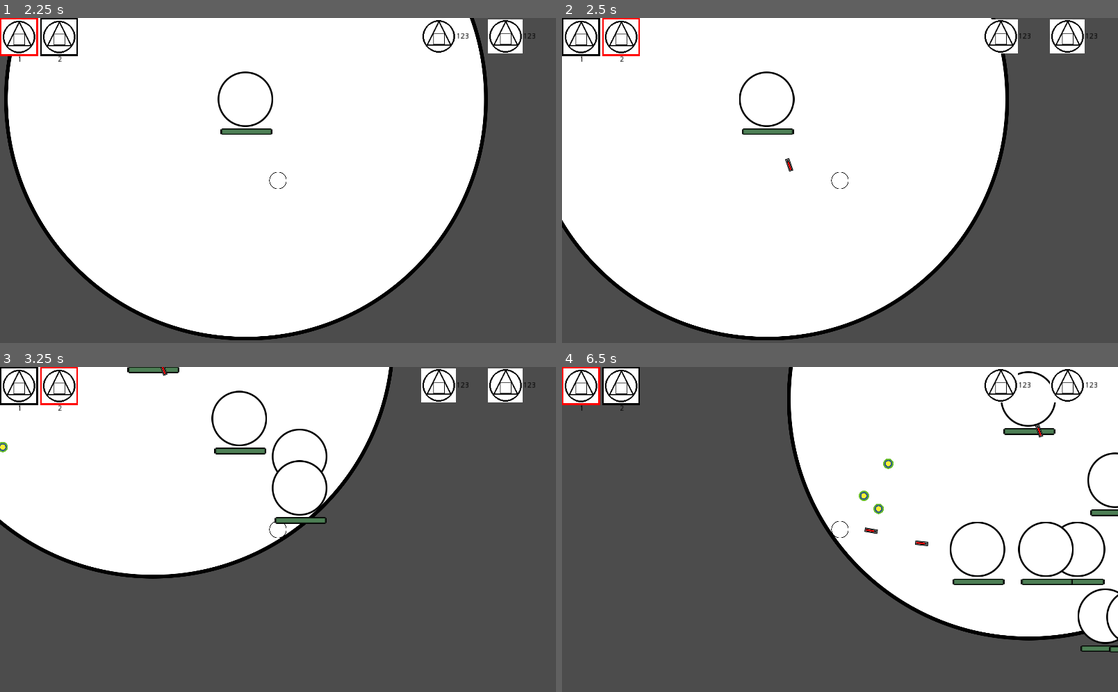
Above: before the commit, frames 1-4 (two rows, left to right).
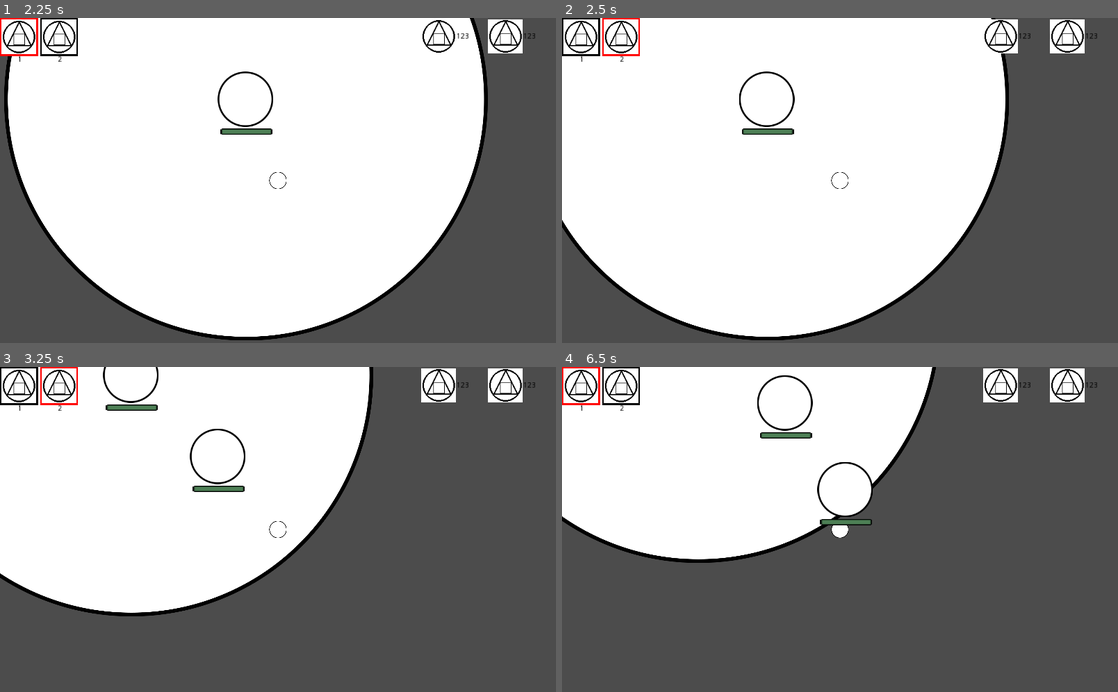
Above: after the commit, the same moments.

Repository: Gics444/tm-labs
Game: Godot game, scene res://Main_Scene_(World)/World.tscn
Same seed, same stepped clock (60 frames per second), same inputs: the game is played once before the commit and once after it.
Inputs (mouse positions are in pixels of both pictures, inside the frame that each line leads up to):
- Up to frame 1 (2.25 s): click "2" at 0.5 s; click "1" at 1.25 s; tap Enter at 2 s; move the mouse to (400, 164) at 2.02 s; hold D (right) from 2.03 s (still down); hold 1 (1) from 2.03 s (still down); click (400, 164) at 2.17 s
- Up to frame 2 (2.5 s): keep holding D (right); keep holding 1 (1); tap Space (ui_select) at 2.27 s; tap 2 (2) at 2.3 s
- Up to frame 3 (3.25 s): tap Space (ui_select) at 2.57, 3.02, 3.05 s; move the mouse to (166, 545) at 2.77 s; release D (right) at 2.78 s; release 1 (1) at 2.78 s; hold S (down) from 2.78 s (still down); tap 2 (2) at 2.85 s
- Up to frame 4 (6.5 s): tap Space (ui_select) at 3.32, 4.52, 4.82, 5.27, 5.3, 5.57, 6.02, 6.32 s; move the mouse to (895, 458) at 3.52 s; release S (down) at 3.53 s; hold D (right) 3.53-4.28 s; hold Space (ui_select) 3.53-4.28 s; tap 1 (1) at 3.8, 4.35, 5.85 s; move the mouse to (812, 594) at 4.27 s; hold W (up) 4.28-5.03 s; click (812, 594) at 4.42 s; tap 2 (2) at 4.55 s; move the mouse to (1006, 578) at 5.02 s; hold 2 (2) 5.03-5.78 s; hold A (left) from 5.03 s (still down); move the mouse to (673, 480) at 5.77 s

Frame 1 is identical in both runs. In frame 2, less than 0.1% of the frame differs, in the area x 40-42%, y 42-48%; in frame 3, 10%; in frame 4, 56%, in the area x 0-100%, y 0-88%.

Commit message:
added no building

Diff:
--- /dev/null
+++ b/Lab3/Godot stuff/Common/No_building.gd
@@ -0,0 +1,22 @@
+extends Area2D
+
+
+const PLAYER_NAME = "Circle_(Player)"
+
+func _ready():
+	pass # Replace with function body.
+
+
+# Called every frame. 'delta' is the elapsed time since the previous frame.
+#func _process(delta):
+#	pass
+
+
+func _on_NoBuilding_body_entered(body):
+	if(body.name == PLAYER_NAME):
+		body.no_build_areas_entered += 1
+
+
+func _on_NoBuilding_body_exited(body):
+	if(body.name == PLAYER_NAME):
+		body.no_build_areas_entered -= 1
--- /dev/null
+++ b/Lab3/Godot stuff/Common/No_building.tscn
@@ -0,0 +1,14 @@
+[gd_scene load_steps=3 format=2]
+
+[ext_resource path="res://Common/No_building.gd" type="Script" id=1]
+
+[sub_resource type="CircleShape2D" id=1]
+
+[node name="NoBuilding" type="Area2D"]
+script = ExtResource( 1 )
+
+[node name="CollisionShape" type="CollisionShape2D" parent="."]
+shape = SubResource( 1 )
+
+[connection signal="body_entered" from="." to="." method="_on_NoBuilding_body_entered"]
+[connection signal="body_exited" from="." to="." method="_on_NoBuilding_body_exited"]
--- a/Lab3/Godot stuff/Objects/Entities/Circle_(Player)/Circle_(Player).gd
+++ b/Lab3/Godot stuff/Objects/Entities/Circle_(Player)/Circle_(Player).gd
@@ -3,6 +3,7 @@
 var movespeed = 300
 
 var structure_number_selected = "1"
+var no_build_areas_entered = 0
 
 func _physics_process(delta):
 	var motion = Vector2()
@@ -20,7 +21,8 @@
 	motion = move_and_slide(motion * movespeed)
 
 func _input(event):
-	if event.is_action_pressed("ui_select"):
+	print(no_build_areas_entered)
+	if event.is_action_pressed("ui_select") && no_build_areas_entered == 0:
 		if structure_number_selected == "1":
 			var structure = load("res://Objects/Entities/Pest/Pest.tscn").instance()
 			$"..".add_child(structure)
--- a/Lab3/Godot stuff/Objects/Structures/Pest_Deepnest/Pest_Deepnest.tscn
+++ b/Lab3/Godot stuff/Objects/Structures/Pest_Deepnest/Pest_Deepnest.tscn
@@ -1,11 +1,10 @@
 [gd_scene load_steps=5 format=2]
 
 [ext_resource path="res://Objects/Structures/Pest_Deepnest/Pest_Deepnest.gd" type="Script" id=1]
+[ext_resource path="res://Common/No_building.tscn" type="PackedScene" id=2]
 [ext_resource path="res://Objects/Structures/Pest_Deepnest/Sprite.gd" type="Script" id=3]
 
 [sub_resource type="RectangleShape2D" id=1]
-
-[sub_resource type="CircleShape2D" id=2]
 
 [node name="Pest_Deepnest" type="KinematicBody2D"]
 script = ExtResource( 1 )
@@ -22,10 +21,7 @@
 wait_time = 3.0
 autostart = true
 
-[node name="NoBuildingRadius" type="Area2D" parent="."]
-
-[node name="CollisionShape2D" type="CollisionShape2D" parent="NoBuildingRadius"]
-scale = Vector2( 8, 8 )
-shape = SubResource( 2 )
+[node name="NoBuilding" parent="." instance=ExtResource( 2 )]
+scale = Vector2( 10, 10 )
 
 [connection signal="timeout" from="Timer" to="." method="_on_Timer_timeout"]
--- a/Lab3/Godot stuff/Objects/Structures/The_Core/The_Core.tscn
+++ b/Lab3/Godot stuff/Objects/Structures/The_Core/The_Core.tscn
@@ -1,9 +1,10 @@
-[gd_scene load_steps=7 format=2]
+[gd_scene load_steps=8 format=2]
 
 [ext_resource path="res://Objects/Base_Object/Healthbar_empty.png" type="Texture" id=1]
 [ext_resource path="res://Objects/Base_Object/Healthbar_full.png" type="Texture" id=2]
 [ext_resource path="res://Objects/Structures/The_Core/The_Core.png" type="Texture" id=3]
 [ext_resource path="res://Objects/Structures/The_Core/The_Core.gd" type="Script" id=4]
+[ext_resource path="res://Common/No_building.tscn" type="PackedScene" id=5]
 
 [sub_resource type="CircleShape2D" id=3]
 
@@ -37,3 +38,6 @@
 value = 10000.0
 texture_under = ExtResource( 1 )
 texture_progress = ExtResource( 2 )
+
+[node name="NoBuilding" parent="." instance=ExtResource( 5 )]
+scale = Vector2( 15, 15 )
